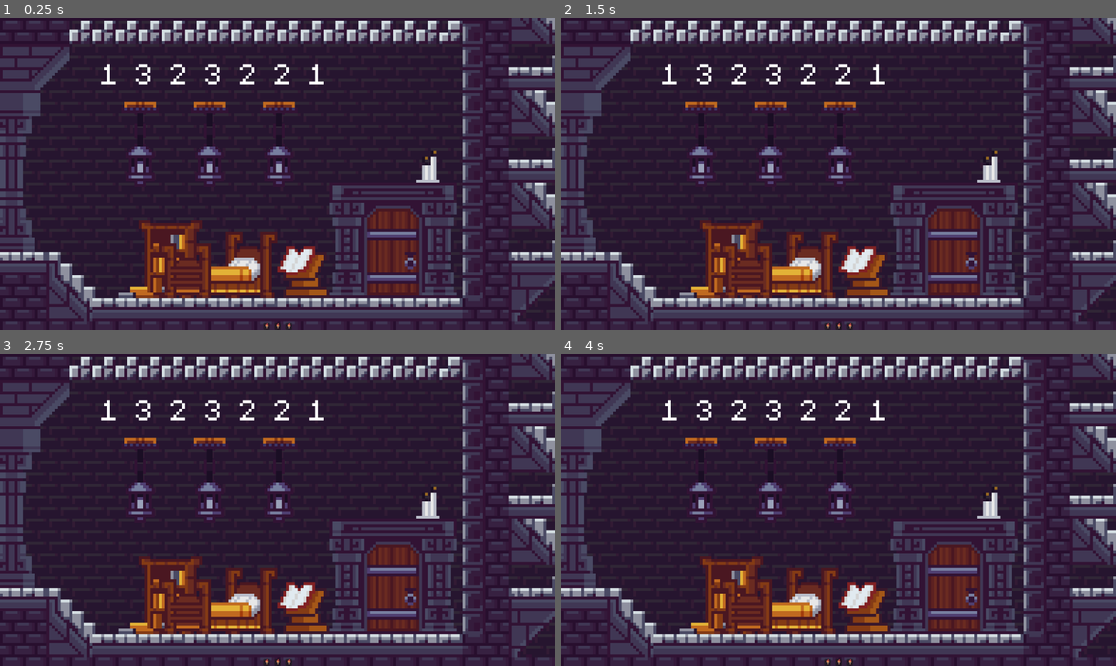
Above: before the commit, frames 1-4 (two rows, left to right).
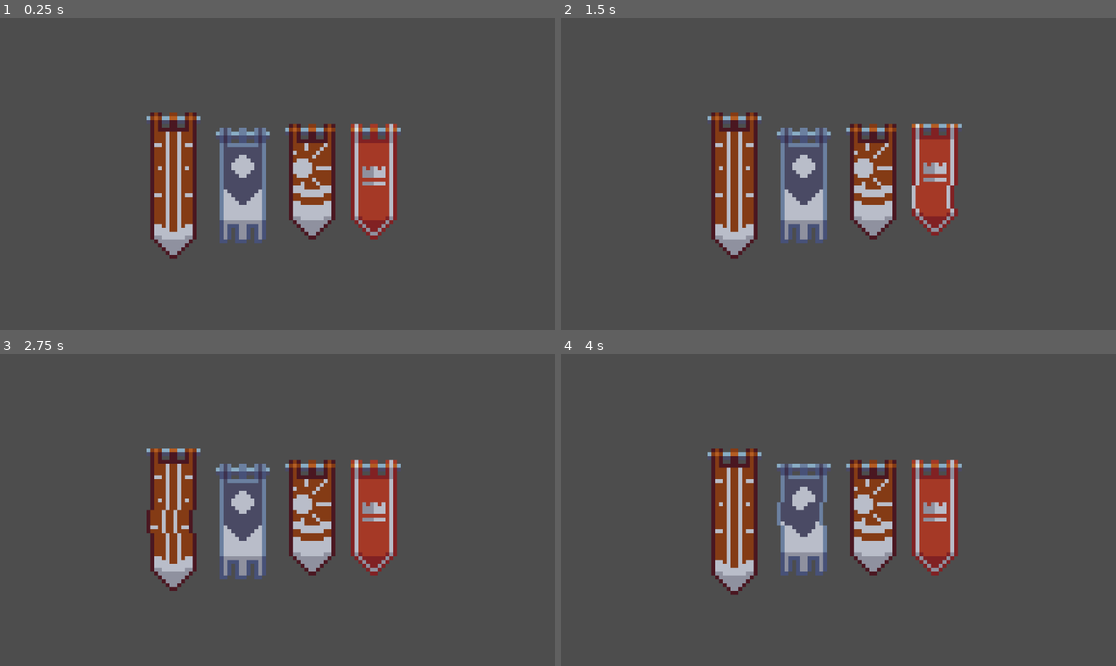
Above: after the commit, the same moments.

Repository: Jakub-Goluch/Tower
Game: Godot game, scene res://scenes/flags.tscn
Two runs of this game, one before a commit and one after it. Both use one fixed random seed, a clock stepped at 60 frames per second and the inputs below. Before the commit the project starts from res://scenes/game.tscn.
Inputs (mouse positions are in pixels of both pictures, inside the frame that each line leads up to):
- Up to frame 1 (0.25 s): no input
- Up to frame 2 (1.5 s): click (733, 186) at 0.52 s; tap Enter at 1.25 s; move the mouse to (960, 158) at 1.27 s; hold Up (up) from 1.28 s (still down); click (960, 158) at 1.35 s
- Up to frame 3 (2.75 s): tap Space at 2 s; move the mouse to (166, 525) at 2.02 s; release Up (up) at 2.03 s; hold Down (down) from 2.03 s (still down); click (166, 525) at 2.1 s
- Up to frame 4 (4 s): tap Enter at 2.75 s; move the mouse to (894, 441) at 2.77 s; release Down (down) at 2.78 s; hold Up (up) from 2.78 s (still down); click (894, 441) at 2.85 s; tap Space at 3.5 s; move the mouse to (810, 572) at 3.52 s; click (810, 572) at 3.6 s

The runs differ from the first frame. In frame 1, 86% of the frame differs, in the area x 0-100%, y 0-100%; in frame 2, 86%; in frame 3, 86%; in frame 4, 86%.

Commit message:
flags simple drag and drop

Diff:
--- a/project.godot
+++ b/project.godot
@@ -11,7 +11,7 @@
 [application]
 
 config/name="Tower"
-run/main_scene="res://scenes/game.tscn"
+run/main_scene="res://scenes/flags.tscn"
 config/features=PackedStringArray("4.3", "Forward Plus")
 config/icon="res://icon.svg"
 
--- /dev/null
+++ b/scenes/drag_preview.tscn
@@ -0,0 +1,8 @@
+[gd_scene load_steps=2 format=3 uid="uid://cw811fuwg8mr3"]
+
+[ext_resource type="Script" path="res://scripts/drag_preview.gd" id="1_yxk5y"]
+
+[node name="DragPreview" type="Sprite2D"]
+modulate = Color(1, 1, 1, 0.745098)
+rotation = 0.261799
+script = ExtResource("1_yxk5y")
--- /dev/null
+++ b/scenes/flags.tscn
@@ -0,0 +1,60 @@
+[gd_scene load_steps=9 format=3 uid="uid://c8dllr5i1c68m"]
+
+[ext_resource type="Texture2D" uid="uid://w3f82k478gdw" path="res://assets/flag1.png" id="1_1rv6i"]
+[ext_resource type="Texture2D" uid="uid://djmwprvxbhee7" path="res://assets/flag1_drag.png" id="2_f5kmf"]
+[ext_resource type="Script" path="res://scripts/texture_button.gd" id="3_p38cb"]
+[ext_resource type="Texture2D" uid="uid://bhu8shqogj4ki" path="res://assets/flag2.png" id="3_ws6xg"]
+[ext_resource type="Texture2D" uid="uid://bbv8yaym6unow" path="res://assets/flag2_drag.png" id="4_4ybqf"]
+[ext_resource type="Texture2D" uid="uid://c8ggarrpi1rsc" path="res://assets/flag3.png" id="5_3y16q"]
+[ext_resource type="Texture2D" uid="uid://bpn0ealqyqgkm" path="res://assets/flag4.png" id="7_tsild"]
+[ext_resource type="Texture2D" uid="uid://dglg7yh3epof7" path="res://assets/flag4_drag.png" id="8_s5itt"]
+
+[node name="Flags" type="Node2D"]
+
+[node name="HBoxContainer" type="HBoxContainer" parent="."]
+offset_right = 40.0
+offset_bottom = 40.0
+
+[node name="CenterContainer" type="CenterContainer" parent="HBoxContainer"]
+layout_mode = 2
+
+[node name="TextureButton" type="TextureButton" parent="HBoxContainer/CenterContainer"]
+layout_mode = 2
+texture_normal = ExtResource("1_1rv6i")
+texture_pressed = ExtResource("2_f5kmf")
+texture_hover = ExtResource("2_f5kmf")
+script = ExtResource("3_p38cb")
+
+[node name="CenterContainer2" type="CenterContainer" parent="HBoxContainer"]
+layout_mode = 2
+
+[node name="TextureButton" type="TextureButton" parent="HBoxContainer/CenterContainer2"]
+layout_mode = 2
+texture_normal = ExtResource("3_ws6xg")
+texture_pressed = ExtResource("4_4ybqf")
+texture_hover = ExtResource("4_4ybqf")
+script = ExtResource("3_p38cb")
+
+[node name="CenterContainer3" type="CenterContainer" parent="HBoxContainer"]
+layout_mode = 2
+
+[node name="TextureButton" type="TextureButton" parent="HBoxContainer/CenterContainer3"]
+layout_mode = 2
+texture_normal = ExtResource("5_3y16q")
+texture_pressed = ExtResource("5_3y16q")
+texture_hover = ExtResource("5_3y16q")
+script = ExtResource("3_p38cb")
+
+[node name="CenterContainer4" type="CenterContainer" parent="HBoxContainer"]
+layout_mode = 2
+
+[node name="TextureButton" type="TextureButton" parent="HBoxContainer/CenterContainer4"]
+layout_mode = 2
+texture_normal = ExtResource("7_tsild")
+texture_pressed = ExtResource("8_s5itt")
+texture_hover = ExtResource("8_s5itt")
+script = ExtResource("3_p38cb")
+
+[node name="Camera2D" type="Camera2D" parent="."]
+position = Vector2(34, 17)
+zoom = Vector2(8, 8)
--- /dev/null
+++ b/scripts/drag_preview.gd
@@ -0,0 +1,10 @@
+extends Sprite2D
+
+func _ready():
+	pass
+
+func _process(delta):
+	global_position = get_global_mouse_position()
+
+	if Input.is_action_just_released("mouse_click"):
+		queue_free()
--- /dev/null
+++ b/scripts/texture_button.gd
@@ -0,0 +1,45 @@
+extends TextureButton
+
+var DRAGPREVIEW
+
+func _ready():
+	DRAGPREVIEW = preload("res://scenes/drag_preview.tscn")
+
+# when starting to drag
+func _get_drag_data(at_position: Vector2) -> Variant:
+	var slot = get_parent().get_name()
+
+	var data = {}
+	data["origin_node"] = self
+	data["origin_slot"] = slot
+	data["origin_texture_normal"] = texture_normal
+	data["origin_texture_pressed"] = texture_pressed
+	data["origin_texture_hover"] = texture_hover
+
+	var dragPreview = DRAGPREVIEW.instantiate()
+	dragPreview.texture = texture_pressed
+	add_child(dragPreview)
+
+	return data
+
+# when dragging and hovering over a potential slot
+func _can_drop_data(at_position: Vector2, data: Variant) -> bool:
+	var target_slot = get_parent().get_name()
+	data["target_texture_normal"] = texture_normal
+	data["target_texture_pressed"] = texture_pressed
+	data["target_texture_hover"] = texture_hover
+
+	return true # bc flags can be moved to any slot -> can later change
+
+# when hovering over a valid slot
+func _drop_data(at_position: Vector2, data: Variant) -> void:
+	# switch sprites
+	data["origin_node"].texture_normal = data["target_texture_normal"]
+	data["origin_node"].texture_pressed = data["target_texture_pressed"]
+	data["origin_node"].texture_hover = data["target_texture_hover"]
+
+	texture_normal = data["origin_texture_normal"]
+	texture_pressed = data["origin_texture_pressed"]
+	texture_hover = data["origin_texture_hover"]
+
+	# add sound effect of switching flags later
Binary file added: assets/flag1.png
Not shown, added: assets/flag1.png.import
Binary file added: assets/flag1_drag.png
Not shown, added: assets/flag1_drag.png.import
Binary file added: assets/flag2.png
Not shown, added: assets/flag2.png.import
Binary file added: assets/flag2_drag.png
Not shown, added: assets/flag2_drag.png.import
Binary file added: assets/flag3.png
Not shown, added: assets/flag3.png.import
Binary file added: assets/flag3_drag.png
Not shown, added: assets/flag3_drag.png.import
(and 4 more such lines)
